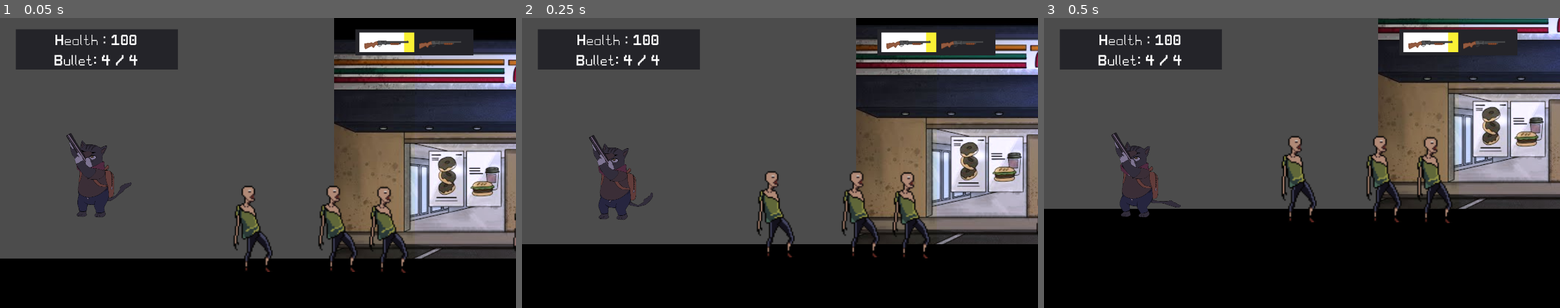
Above: before the commit, frames 1-3 (left to right).
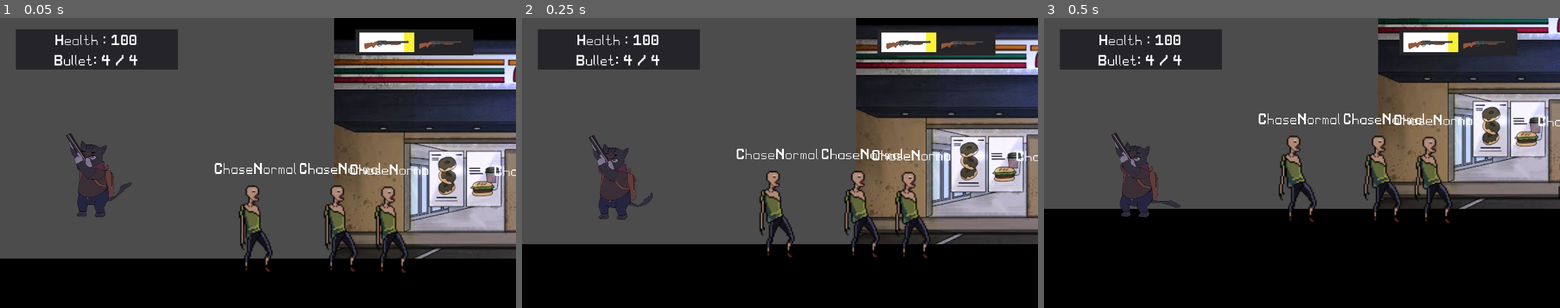
Above: after the commit, the same moments.

Repository: jjartssss/Shotgun-Glors
Game: Godot game, scene res://scenes/TestMap.tscn
Same seed, same stepped clock (60 frames per second), same inputs: the game is played once before the commit and once after it. The engine's default icon, where the game draws it, is replaced by a stand-in: a white triangle on a blue panel in a dark square.
Inputs:
- Up to frame 1 (0.05 s): no input
- Up to frame 2 (0.25 s): no input
- Up to frame 3 (0.5 s): no input

The runs differ from the first frame. In frame 1, 2.4% of the frame differs, in the area x 41-100%, y 50-88%; in frame 2, 1.9%; in frame 3, 1.9%.

Commit message:
Done adding basic state machine - added Idle, Chase

Diff:
--- /dev/null
+++ b/prefabs/Zombies/NormalZombieStates.gd
@@ -0,0 +1,17 @@
+extends Node2D
+
+var current_state: State
+var previous_state: State
+
+
+func _ready():
+	current_state = get_child(0) as State
+	previous_state = current_state
+	current_state.enter()
+
+func change_state(state):
+	current_state = find_node(state) as State
+	current_state.enter()
+
+	previous_state.exit()
+	previous_state = current_state
--- a/prefabs/Zombies/TestEnemy.tscn
+++ b/prefabs/Zombies/TestEnemy.tscn
@@ -1,8 +1,12 @@
-[gd_scene load_steps=16 format=2]
+[gd_scene load_steps=21 format=2]
 
 [ext_resource path="res://scripts/Components/EnemyHealth.gd" type="Script" id=1]
 [ext_resource path="res://scripts/Components/HitCollider.tscn" type="PackedScene" id=2]
 [ext_resource path="res://assets/Zombies/Zombie Man/Idle.png" type="Texture" id=3]
+[ext_resource path="res://fonts/PixelGameFont.ttf" type="DynamicFontData" id=4]
+[ext_resource path="res://prefabs/Zombies/NormalZombieStates.gd" type="Script" id=5]
+[ext_resource path="res://scripts/States/Zombie/Idle.tscn" type="PackedScene" id=6]
+[ext_resource path="res://scripts/States/Zombie/ChaseNormal.tscn" type="PackedScene" id=7]
 
 [sub_resource type="RectangleShape2D" id=11]
 extents = Vector2( 49, 155 )
@@ -74,6 +78,10 @@
 "values": [ Color( 1, 0, 0, 1 ), Color( 1, 1, 1, 1 ) ]
 }
 
+[sub_resource type="DynamicFont" id=13]
+size = 52
+font_data = ExtResource( 4 )
+
 [node name="TestEnemy" type="KinematicBody2D"]
 collision_layer = 4
 collision_mask = 4
@@ -84,11 +92,11 @@
 shape = SubResource( 11 )
 
 [node name="AnimatedSprite" type="AnimatedSprite" parent="."]
-position = Vector2( 0, -236 )
+position = Vector2( 0, -237 )
 scale = Vector2( 5, 5 )
 frames = SubResource( 9 )
 animation = "idle"
-frame = 2
+frame = 7
 playing = true
 
 [node name="EnemyHealth" type="Node2D" parent="."]
@@ -107,6 +115,22 @@
 shape = SubResource( 10 )
 
 [node name="StateMachine" type="Node2D" parent="."]
+script = ExtResource( 5 )
+
+[node name="ChaseNormal" parent="StateMachine" instance=ExtResource( 7 )]
+
+[node name="Idle" parent="StateMachine" instance=ExtResource( 6 )]
 
 [node name="AnimationPlayer" type="AnimationPlayer" parent="."]
 anims/hit_normal = SubResource( 12 )
+
+[node name="txtState" type="Label" parent="."]
+margin_left = -150.0
+margin_top = -405.0
+margin_right = 147.0
+margin_bottom = -338.0
+rect_pivot_offset = Vector2( 87, 34 )
+custom_fonts/font = SubResource( 13 )
+text = "state"
+align = 1
+valign = 1
--- a/project.godot
+++ b/project.godot
@@ -28,12 +28,18 @@
 "class": "RegularBullet",
 "language": "GDScript",
 "path": "res://prefabs/bullets/Bullet.gd"
+}, {
+"base": "Node",
+"class": "State",
+"language": "GDScript",
+"path": "res://scripts/States/States.gd"
 } ]
 _global_script_class_icons={
 "EnemyHealth": "",
 "GameManager": "",
 "GunResource": "",
-"RegularBullet": ""
+"RegularBullet": "",
+"State": ""
 }
 
 [application]
--- /dev/null
+++ b/scripts/States/States.gd
@@ -0,0 +1,20 @@
+extends Node
+class_name State
+
+onready var txtState = owner.find_node("txtState")
+
+func _ready():
+	set_physics_process(false)
+
+func enter():
+	set_physics_process(true)
+
+func exit():
+	set_physics_process(false)
+
+func transition():
+	pass
+
+func _physics_process(delta):
+	transition()
+	txtState.text = name
--- /dev/null
+++ b/scripts/States/Zombie/ChaseNormal.gd
@@ -0,0 +1,16 @@
+extends "res://scripts/States/States.gd"
+
+
+# Declare member variables here. Examples:
+# var a = 2
+# var b = "text"
+
+
+# Called when the node enters the scene tree for the first time.
+func _ready():
+	pass # Replace with function body.
+
+
+# Called every frame. 'delta' is the elapsed time since the previous frame.
+#func _process(delta):
+#	pass
--- /dev/null
+++ b/scripts/States/Zombie/ChaseNormal.tscn
@@ -0,0 +1,6 @@
+[gd_scene load_steps=2 format=2]
+
+[ext_resource path="res://scripts/States/Zombie/ChaseNormal.gd" type="Script" id=1]
+
+[node name="ChaseNormal" type="Node2D"]
+script = ExtResource( 1 )
--- /dev/null
+++ b/scripts/States/Zombie/Idle.gd
@@ -0,0 +1 @@
+extends "res://scripts/States/States.gd"
--- /dev/null
+++ b/scripts/States/Zombie/Idle.tscn
@@ -0,0 +1,6 @@
+[gd_scene load_steps=2 format=2]
+
+[ext_resource path="res://scripts/States/Zombie/Idle.gd" type="Script" id=1]
+
+[node name="Idle" type="Node2D"]
+script = ExtResource( 1 )
